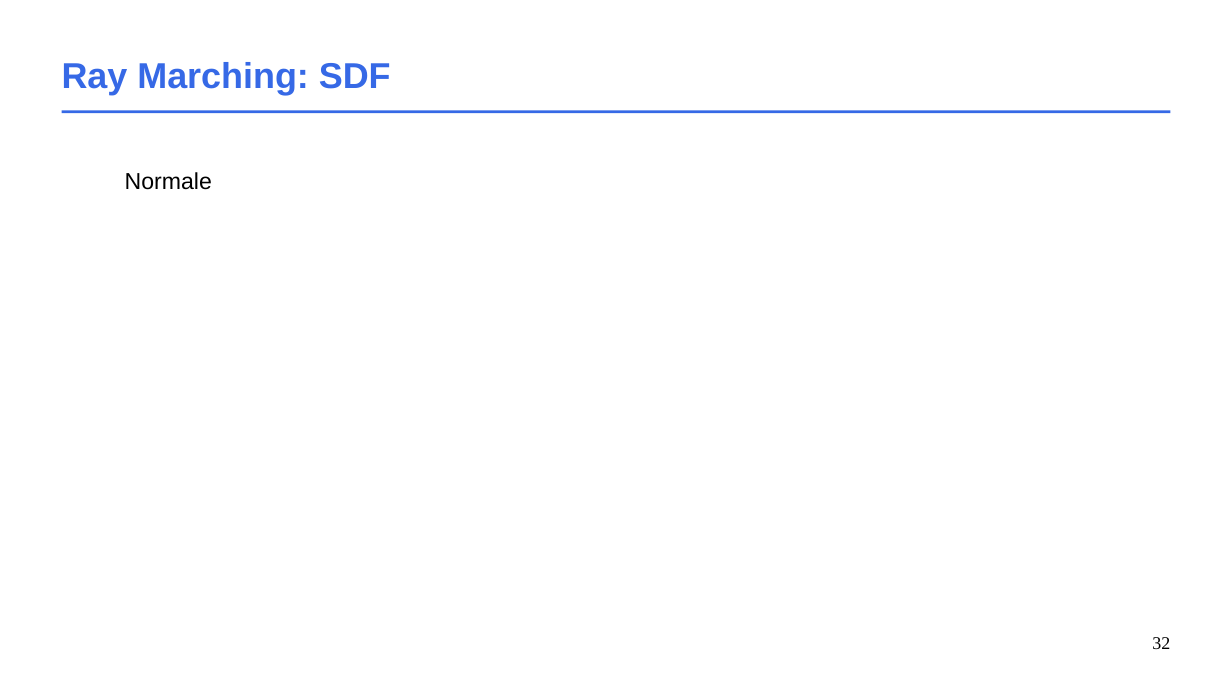
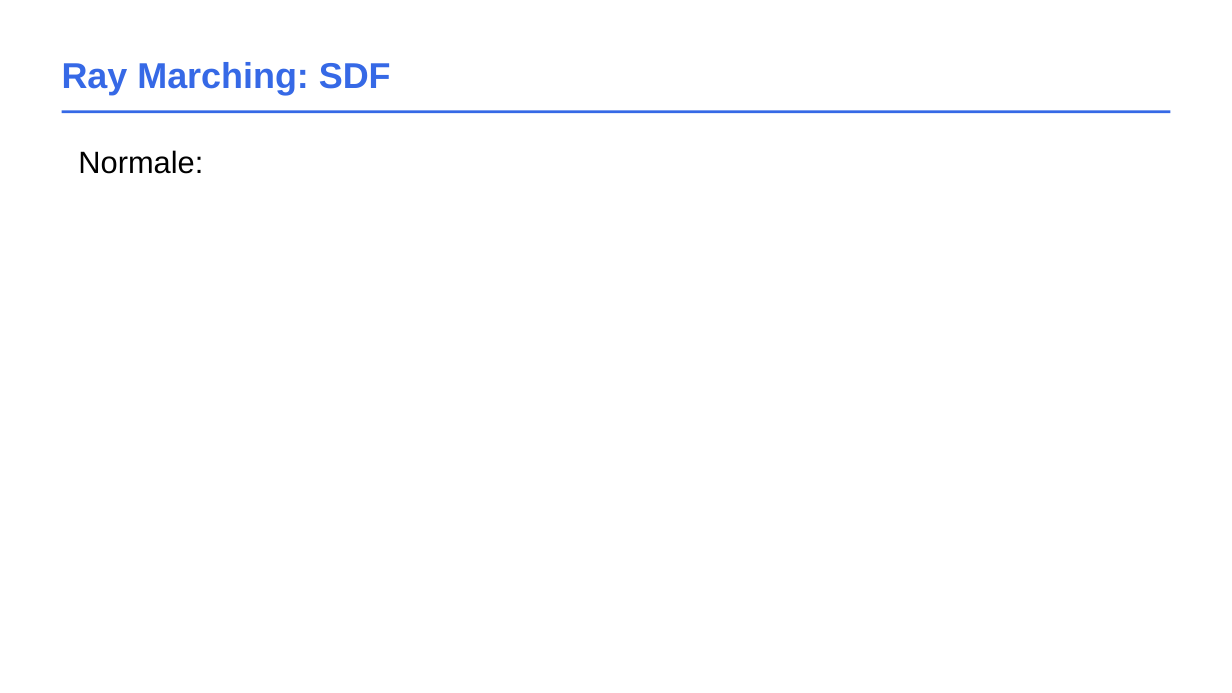
Before and after one commit to schreckc/schreckc.github.io, a slide deck: slide 32 of cours/graphics_ray_marching.odp. Drawn at 1232x693 pixels with LibreOffice and Linux fonts; fonts in the diff are those of the drawing. Boxes give left, top, right and bottom in pixels: in the first picture for what was removed or moved away, otherwise in the second. Text is boxed around its words. In the diff, an @@ line names an element or a change of style, - is before the commit and + after.

Commit message:
ray marching

```diff
--- a/cours/graphics_ray_marching.odp
+++ b/cours/graphics_ray_marching.odp
@@ text at (x1=78, y1=150, x2=203, y2=174): text changed; size 18 to 24 pt @@
-Normale
+Normale:
@@ page number removed at (x1=1152, y1=637, x2=1170, y2=649) @@
-32
```
Also in this commit, not shown: 31 other slides changed, 7 slides added, 5 other files.
